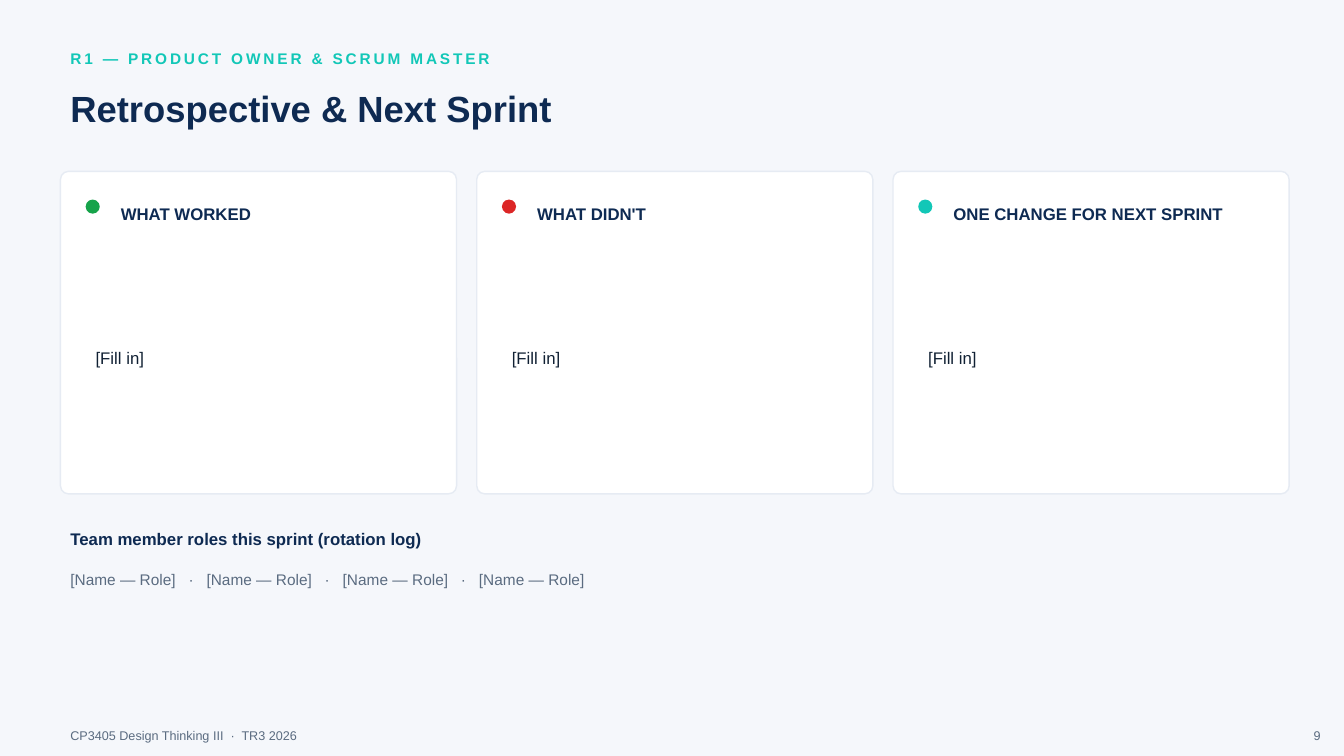
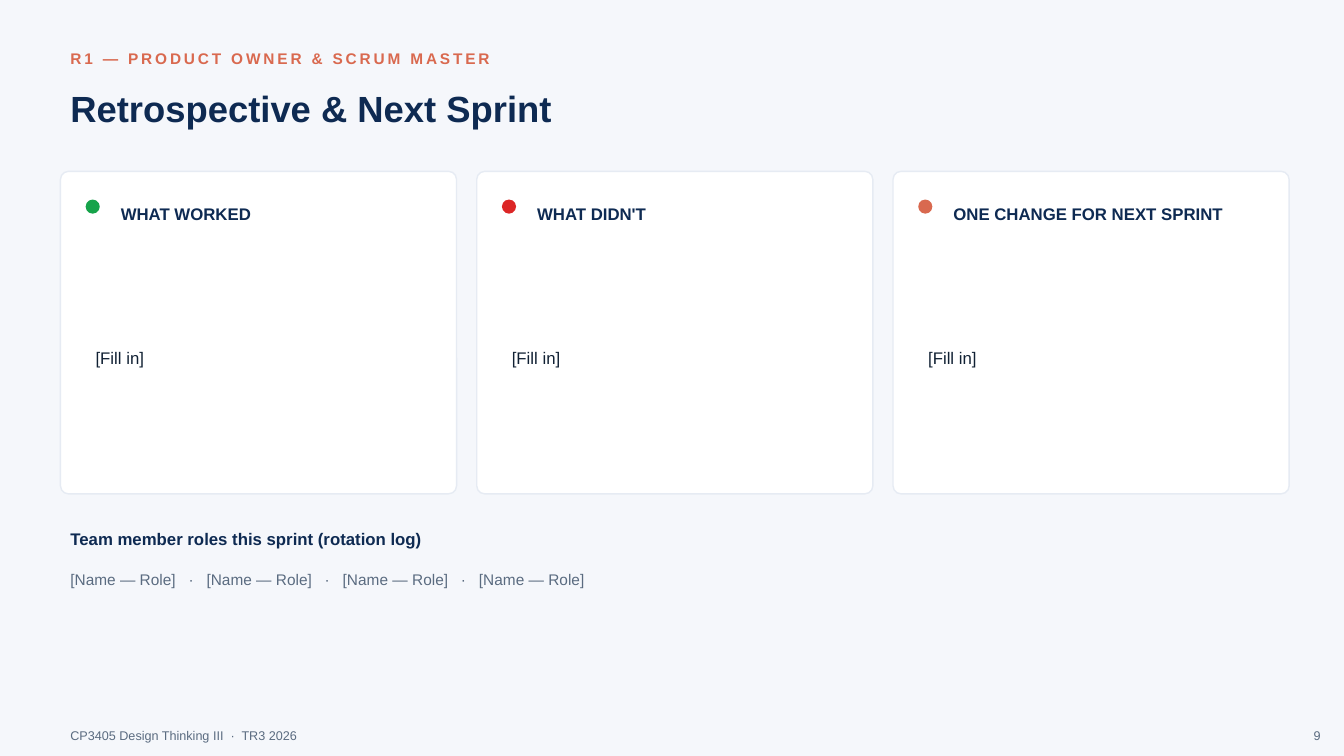
Before and after one commit to ProfDrTan/dt3-tr3-26-course-website, a slide deck: slide 9 of assets/sprint4-presentation-template.pptx. Drawn at 1344x756 pixels with LibreOffice and Linux fonts; fonts in the diff are those of the drawing. Boxes give left, top, right and bottom in pixels: in the first picture for what was removed or moved away, otherwise in the second. Text is boxed around its words. In the diff, an @@ line names an element or a change of style, - is before the commit and + after.

```diff
--- a/assets/sprint4-presentation-template.pptx
+++ b/assets/sprint4-presentation-template.pptx
@@ text "R1 — PRODUCT OWNER & ..." at (70,53,489,64): text colour #12C7B7 to #D9694F @@
@@ ellipse at (919,200,933,214): fill #12C7B7 to #D9694F @@
```
Also in this commit, not shown: 8 other slides changed.
